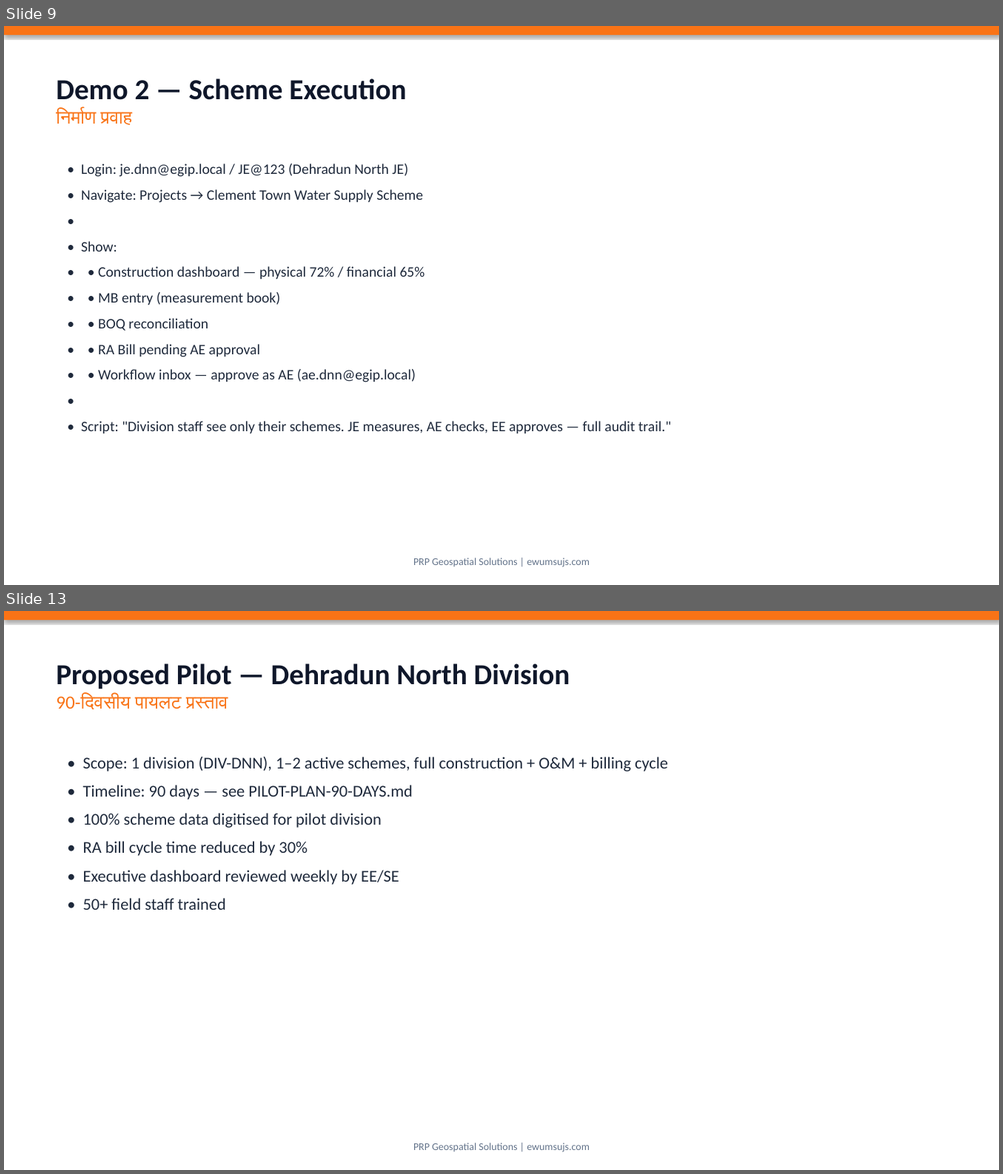
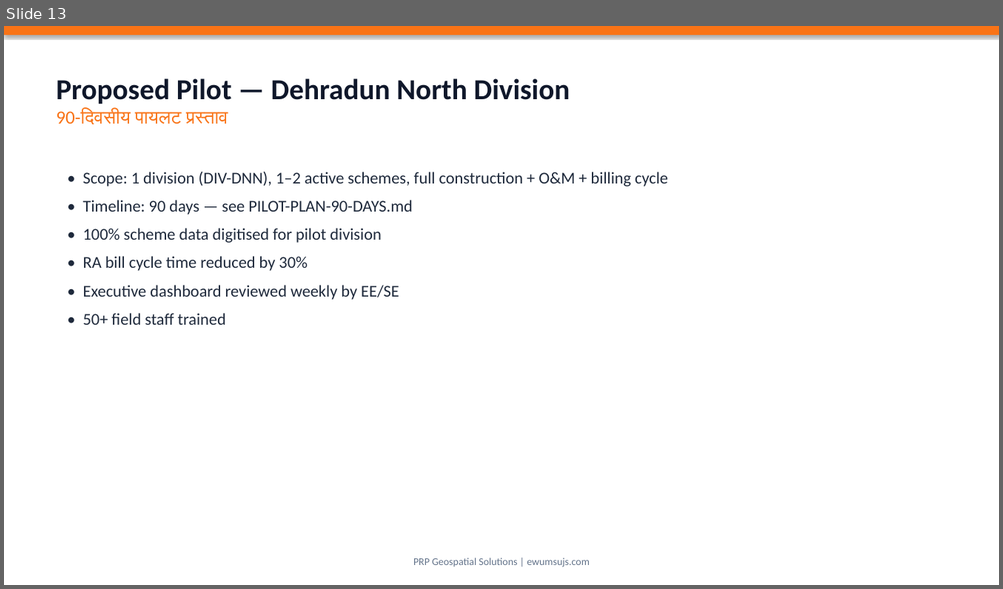
Before and after one commit to geospatialprp-dotcom/EWUMS, a slide deck: docs/ujs-presentation/EWUMS-UJS-Presentation.pptx. Shown one above the other, each under a label of ours: slides 9 and 13 before the commit, slide 13 after it; the slides between them are not shown. The pictures are 1003x1174 and 1003x589 pixels, drawn with LibreOffice and Linux fonts; fonts in the diff are those of the drawing. Boxes give left, top, right and bottom in pixels: in the first picture for what was removed or moved away, otherwise in the second. Text is boxed around its words. In the diff, an @@ line names an element or a change of style, - is before the commit and + after.

```diff
--- a/docs/ujs-presentation/EWUMS-UJS-Presentation.pptx
+++ b/docs/ujs-presentation/EWUMS-UJS-Presentation.pptx
@@ slide 9 removed at box(4, 26, 999, 585), background #FFFFFF @@
@@ rectangle removed at box(4, 26, 999, 35) @@
@@ text removed at box(56, 79, 406, 125) @@
-Demo 2 — Scheme Execution
-निर्माण प्रवाह
@@ text removed at box(81, 164, 671, 434) @@
-• Login: je.dnn@egip.local / JE@123 (Dehradun North JE)
-• Navigate: Projects → Clement Town Water Supply Scheme
-•
-• Show:
-• • Construction dashboard — physical 72% / financial 65%
-• • MB entry (measurement book)
-• • BOQ reconciliation
-• • RA Bill pending AE approval
-• • Workflow inbox — approve as AE (ae.dnn@egip.local)
-•
-• Script: "Division staff see only their schemes. JE measures, AE checks, EE approves — full audit trail."
@@ text removed at box(413, 558, 589, 568) @@
-PRP Geospatial Solutions | ewumsujs.com
```
Also in this commit, not shown: 3 slides changed, 5 slides added, 4 other slides removed, 3 other files.
